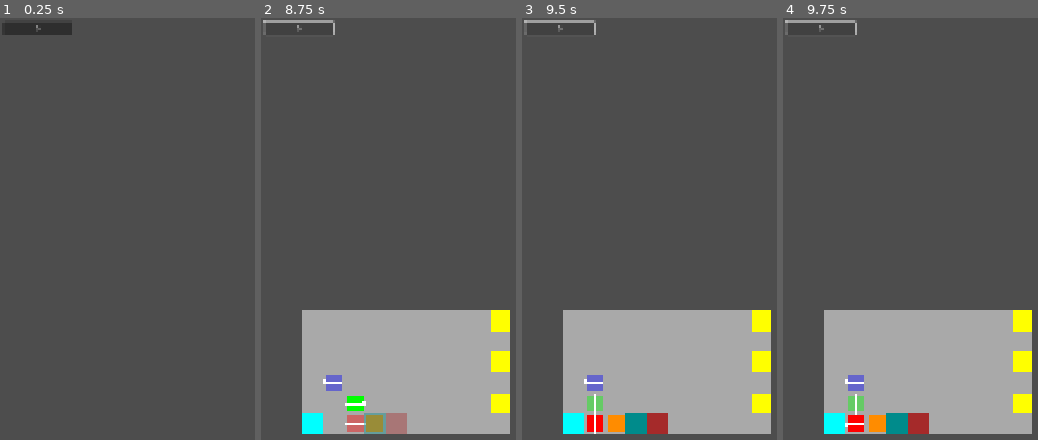
Above: before the commit, frames 1-4 (left to right).
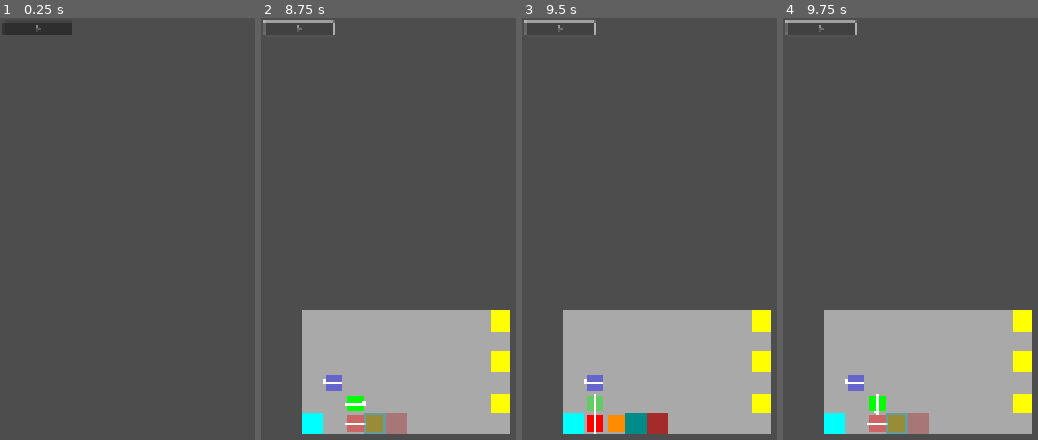
Above: after the commit, the same moments.

Repository: ggestein/jigsaw-of-the-sinking-star
Game: Godot game, scene res://scenes/tests/test_core_gameplay.tscn
The game is run twice, just before and just after one commit, with the same random seed, the same clock (stepped at 60 frames per second) and the same inputs. This scene is started directly instead of the project's main scene.
Inputs:
- Up to frame 1 (0.25 s): no input
- Up to frame 2 (8.75 s): click "0" at 0.5 s; tap Enter at 1.25, 2.75, 4.25 s; hold D 1.28-2.03 s; tap R at 1.35, 5.1 s; tap Space at 2, 3.5, 5 s; hold S 2.03-2.78 s; tap Z at 2.1, 5.85 s; hold D 2.78-3.53 s; tap C at 2.85, 6.6 s; hold W 3.53-4.28 s; tap F at 3.6, 7.35 s; hold A 4.28-5.78 s; tap Tab at 4.35, 8.1 s; hold S 5.78-6.53 s; hold D 6.53-7.28 s; hold W 7.28-8.03 s; hold D from 8.03 s (still down)
- Up to frame 3 (9.5 s): release D at 8.78 s; hold S from 8.78 s (still down); tap R at 8.85 s
- Up to frame 4 (9.75 s): release S at 9.53 s; hold A from 9.53 s (still down); tap Z at 9.6 s

Frames 1-3 are identical in both runs. In frame 4, 1.9% of the frame differs, in the area x 24-58%, y 89-99%.

Commit message:
bugfix: rotate-only input push a new state on the top of the history stack

Diff:
--- a/scripts/core_gameplay.gd
+++ b/scripts/core_gameplay.gd
@@ -114,9 +114,13 @@
 		events.append(evt)
 	else:
 		var cur_state := game_inst.history_states[len(game_inst.history_states) - 1]
-		var next_state := calculate_next_state(input, game_inst.level_data, cur_state, events)
+		var next_state_result := calculate_next_state(input, game_inst.level_data, cur_state, events)
+		var next_state := next_state_result.next_state
 		if next_state:
-			game_inst.history_states.append(next_state)
+			if next_state_result.replace_top:
+				game_inst.history_states[len(game_inst.history_states) - 1] = next_state
+			else:
+				game_inst.history_states.append(next_state)
 
 static func util_is_position_blocked(level_data: LevelData, state: GameState, position: Vector2i) -> bool:
 	if not level_data.range.has_point(position):
@@ -143,10 +147,17 @@
 			return [2, box_idx]
 	return [0, 0]
 
-static func calculate_next_state(input: PlayerInput, level_data: LevelData, state: GameState, events: Array[Event]) -> GameState:
-	var next_state := GameState.new()
-	next_state.current_character_index = state.current_character_index
-	next_state.characters = []
+class NextStateCalculationResult:
+	var next_state: GameState
+	var replace_top: bool
+
+static func calculate_next_state(input: PlayerInput, level_data: LevelData, state: GameState, events: Array[Event]) -> NextStateCalculationResult:
+	var result: NextStateCalculationResult = NextStateCalculationResult.new()
+	result.replace_top = false
+	result.next_state = GameState.new()
+	result.next_state.current_character_index = state.current_character_index
+	result.next_state.characters = []
+	var has_position_change = false
 	# input to direction
 	var next_face := -1
 	if input == PlayerInput.MOVE_UP:
@@ -237,6 +248,7 @@
 							pos_exchange_to_type, pos_exchange_to_idx, pos_exchange_to_pos,
 						]
 						events.append(exchange_evt)
+						has_position_change = true
 					else:
 						has_next = true
 						next_check_pos = next_check_pos + chr_move_vec
@@ -244,14 +256,14 @@
 		new_char_inst.inst_position = ch.inst_position + chr_move_vec
 		var chr_next_face := next_face if idx == state.current_character_index else -1
 		new_char_inst.inst_face = chr_next_face if chr_next_face != -1 else ch.inst_face
-		next_state.characters.append(new_char_inst)
-
-	next_state.boxes = []
+		result.next_state.characters.append(new_char_inst)
+
+	result.next_state.boxes = []
 	for b in state.boxes:
 		var new_box_inst = BoxInstance.new()
 		new_box_inst.position = b.position
 		new_box_inst.killed = b.killed
-		next_state.boxes.append(new_box_inst)
+		result.next_state.boxes.append(new_box_inst)
 
 	# handle passive move
 	for pm in passive_moves:
@@ -259,17 +271,17 @@
 		var pm_idx = pm[1]
 		var pm_pos = pm[2]
 		if pm_t == 1:
-			next_state.characters[pm_idx].inst_position = pm_pos
+			result.next_state.characters[pm_idx].inst_position = pm_pos
 		elif pm_t == 2:
-			next_state.boxes[pm_idx].position = pm_pos
-
-	next_state.pads_active = calculate_pads_active(level_data, next_state)
-	next_state.doors_unlock = calculate_doors_active(level_data, next_state)
-	next_state.goals_active = calculate_goals_active(level_data, next_state)
+			result.next_state.boxes[pm_idx].position = pm_pos
+
+	result.next_state.pads_active = calculate_pads_active(level_data, result.next_state)
+	result.next_state.doors_unlock = calculate_doors_active(level_data, result.next_state)
+	result.next_state.goals_active = calculate_goals_active(level_data, result.next_state)
 	# move events, check and emit
-	for chr_idx in range(0, len(next_state.characters)):
+	for chr_idx in range(0, len(result.next_state.characters)):
 		var prev_face := state.characters[chr_idx].inst_face
-		var new_face := next_state.characters[chr_idx].inst_face
+		var new_face := result.next_state.characters[chr_idx].inst_face
 		if new_face != prev_face:
 			emit_character_rotate_event(chr_idx, prev_face, new_face, events)
 		if pos_exchange_from_type == 1 and pos_exchange_from_idx == chr_idx:
@@ -277,46 +289,48 @@
 		if pos_exchange_to_type == 1 and pos_exchange_to_idx == chr_idx:
 			continue
 		var prev_pos := state.characters[chr_idx].inst_position
-		var new_pos := next_state.characters[chr_idx].inst_position
+		var new_pos := result.next_state.characters[chr_idx].inst_position
 		if new_pos != prev_pos:
 			var evt := Event.new()
 			evt.type = EventType.CHAR_MOVE
 			evt.args = [chr_idx, prev_pos, new_pos]
-			events.append(evt)
-	for box_idx in range(0, len(next_state.boxes)):
+			has_position_change = true
+			events.append(evt)
+	for box_idx in range(0, len(result.next_state.boxes)):
 		if pos_exchange_from_type == 2 and pos_exchange_from_idx == box_idx:
 			continue
 		if pos_exchange_to_type == 2 and pos_exchange_to_idx == box_idx:
 			continue
 		var prev_pos := state.boxes[box_idx].position
-		var new_pos := next_state.boxes[box_idx].position
+		var new_pos := result.next_state.boxes[box_idx].position
 		if new_pos != prev_pos:
 			var evt := Event.new()
 			evt.type = EventType.BOX_MOVE
 			evt.args = [box_idx, prev_pos, new_pos]
 			events.append(evt)
+			has_position_change = true
 	# pad event, check and emit
-	for pad_idx in range(0, len(next_state.pads_active)):
+	for pad_idx in range(0, len(result.next_state.pads_active)):
 		var prev_active := state.pads_active[pad_idx]
-		var new_active := next_state.pads_active[pad_idx]
+		var new_active := result.next_state.pads_active[pad_idx]
 		if new_active != prev_active:
 			var evt := Event.new()
 			evt.type = EventType.PAD_ACTIVE
 			evt.args = [pad_idx, new_active]
 			events.append(evt)
 	# door event, check and emit
-	for door_idx in range(0, len(next_state.doors_unlock)):
+	for door_idx in range(0, len(result.next_state.doors_unlock)):
 		var prev_unlock := state.doors_unlock[door_idx]
-		var new_unlock := next_state.doors_unlock[door_idx]
+		var new_unlock := result.next_state.doors_unlock[door_idx]
 		if new_unlock != prev_unlock:
 			var evt := Event.new()
 			evt.type = EventType.DOOR_UNLOCK
 			evt.args = [door_idx, new_unlock]
 			events.append(evt)
 	# goal event, check and emit
-	for goal_idx in range(0, len(next_state.goals_active)):
+	for goal_idx in range(0, len(result.next_state.goals_active)):
 		var prev_active := state.goals_active[goal_idx]
-		var new_active := next_state.goals_active[goal_idx]
+		var new_active := result.next_state.goals_active[goal_idx]
 		if prev_active != new_active:
 			var evt := Event.new()
 			evt.type = EventType.GOAL_ACTIVE
@@ -326,18 +340,18 @@
 	# kill event, check and emit
 	for door_idx in range(0, len(level_data.doors)):
 		var door_pos = level_data.doors[door_idx].position
-		var door_unlock = next_state.doors_unlock[door_idx]
+		var door_unlock = result.next_state.doors_unlock[door_idx]
 		if not door_unlock:
-			for chr_idx in range(0, len(next_state.characters)):
-				var char_inst := next_state.characters[chr_idx]
+			for chr_idx in range(0, len(result.next_state.characters)):
+				var char_inst := result.next_state.characters[chr_idx]
 				if (not char_inst.killed) and char_inst.inst_position == door_pos:
 					var new_evt := Event.new()
 					new_evt.type = EventType.KILL
 					new_evt.args = [1, chr_idx]
 					events.append(new_evt)
 					char_inst.killed = true
-			for box_idx in range(0, len(next_state.boxes)):
-				var box_inst := next_state.boxes[box_idx]
+			for box_idx in range(0, len(result.next_state.boxes)):
+				var box_inst := result.next_state.boxes[box_idx]
 				if (not box_inst.killed) and box_inst.position == door_pos:
 					var new_evt := Event.new()
 					new_evt.type = EventType.KILL
@@ -345,12 +359,12 @@
 					events.append(new_evt)
 					box_inst.killed = true
 	# win event, check and emit
-	if not next_state.goals_active.has(false):
+	if not result.next_state.goals_active.has(false):
 		var new_evt := Event.new()
 		new_evt.type = EventType.WIN
 		events.append(new_evt)
-
-	return next_state
+	result.replace_top = not has_position_change
+	return result
 
 static func calculate_pads_active(level_data: LevelData, state: GameState) -> Array[bool]:
 	var result: Array[bool] = []
